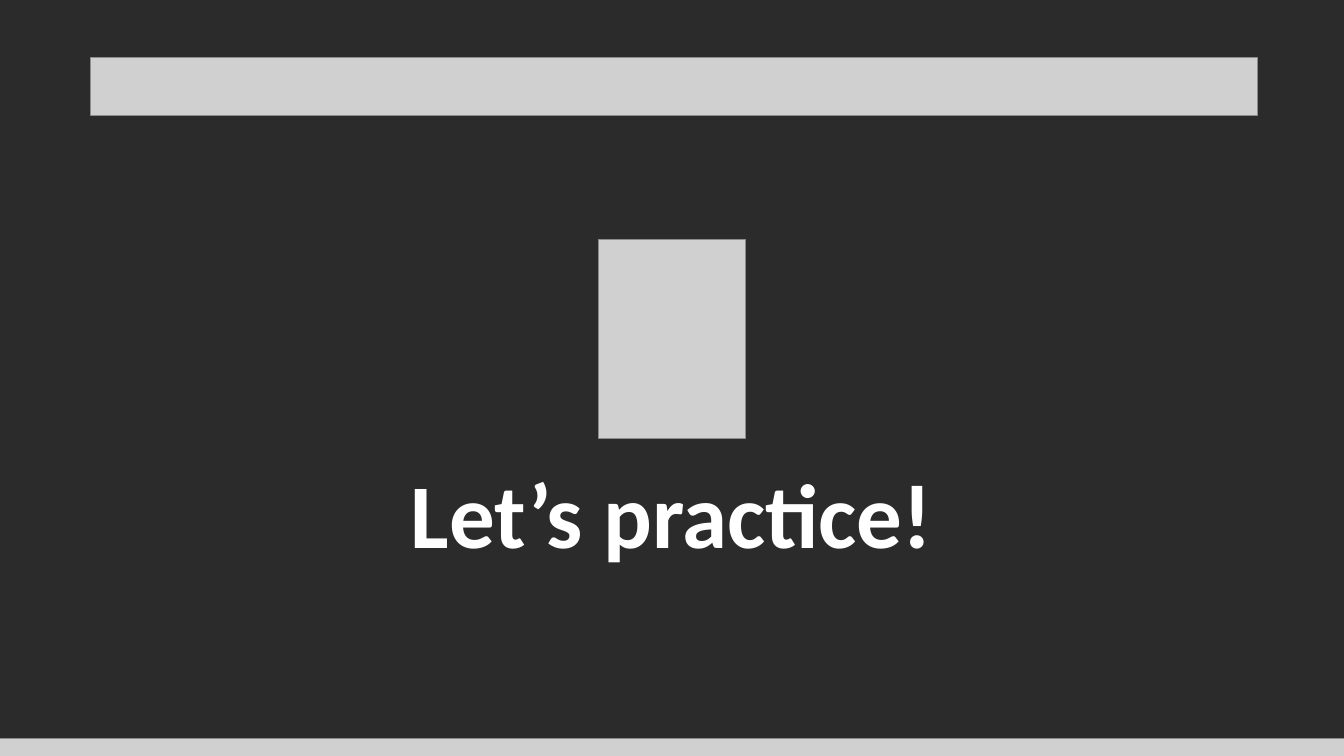
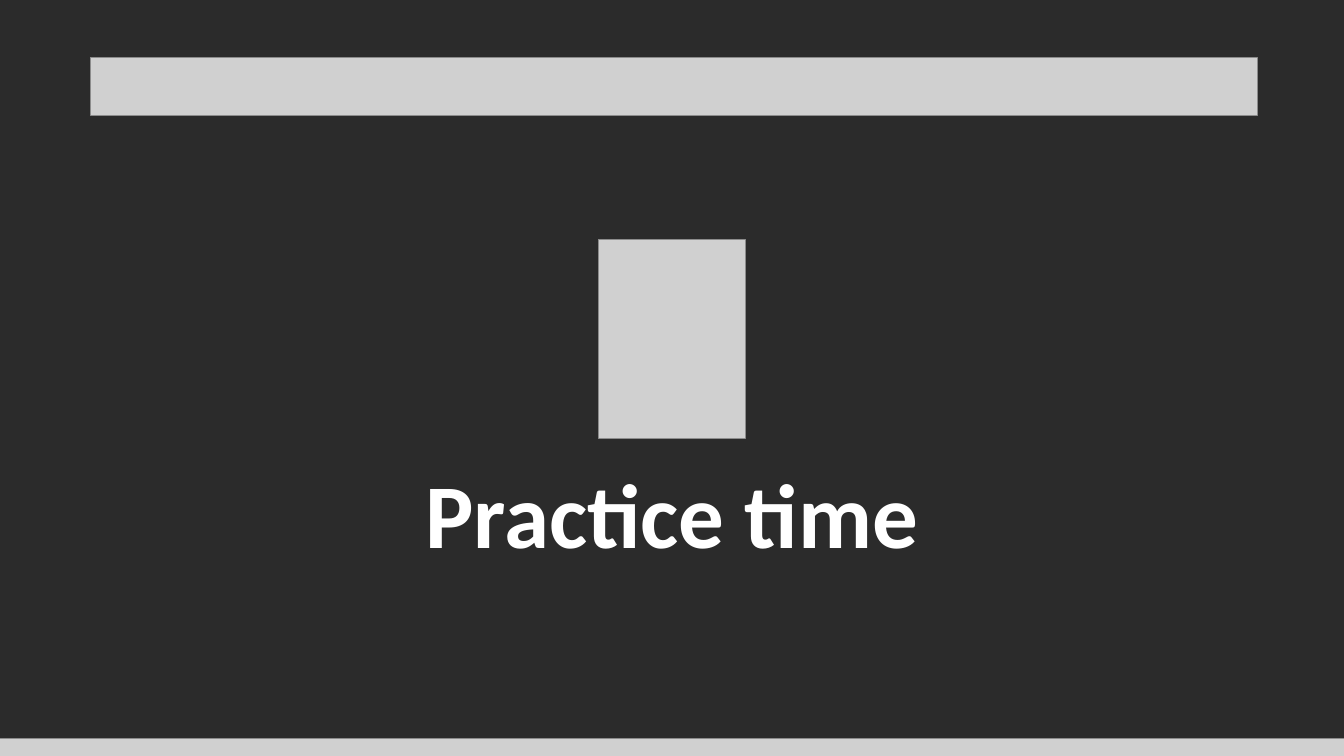
Before and after one commit to Cyanivde/technion-ctf, a slide deck: slide 13 of files/forensics.pptx (slide 15 before the commit). Drawn at 1344x756 pixels with LibreOffice and Linux fonts; fonts in the diff are those of the drawing; grey boxes stand for pictures; background and template pictures are left out; a plain dark background stands for a picture behind light text. Boxes give left, top, right and bottom in pixels: in the first picture for what was removed or moved away, otherwise in the second. Text is boxed around its words. In the diff, an @@ line names an element or a change of style, - is before the commit and + after.

```diff
--- a/files/forensics.pptx
+++ b/files/forensics.pptx
@@ text at <box>425,484,918,549</box>: text changed @@
-Let’s practice!
+Practice time
```
Also in this commit, not shown: 13 slides added, 14 slides removed.
